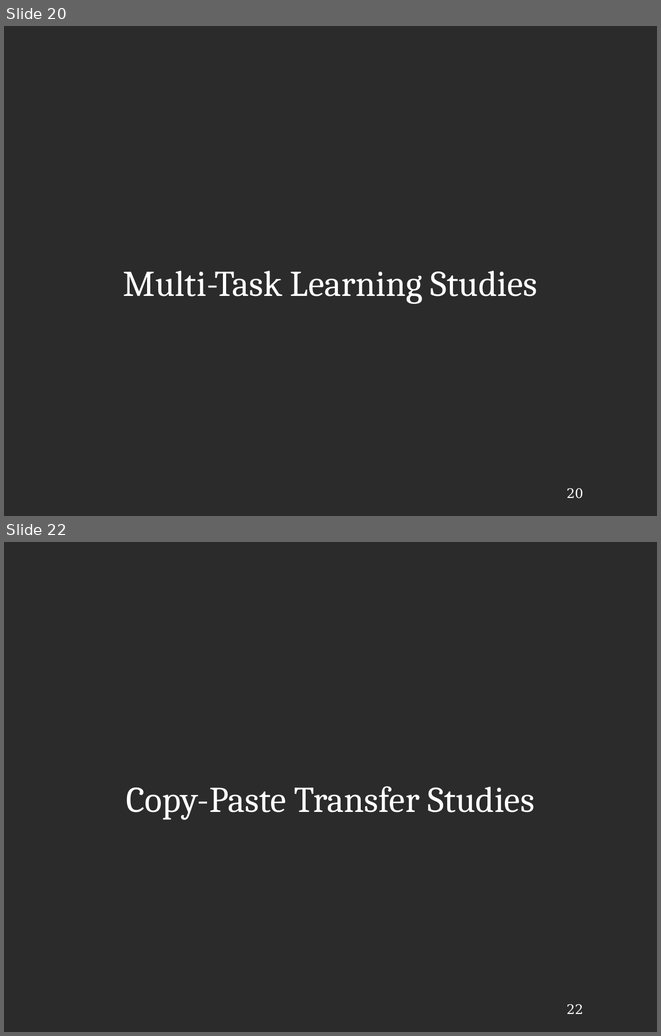
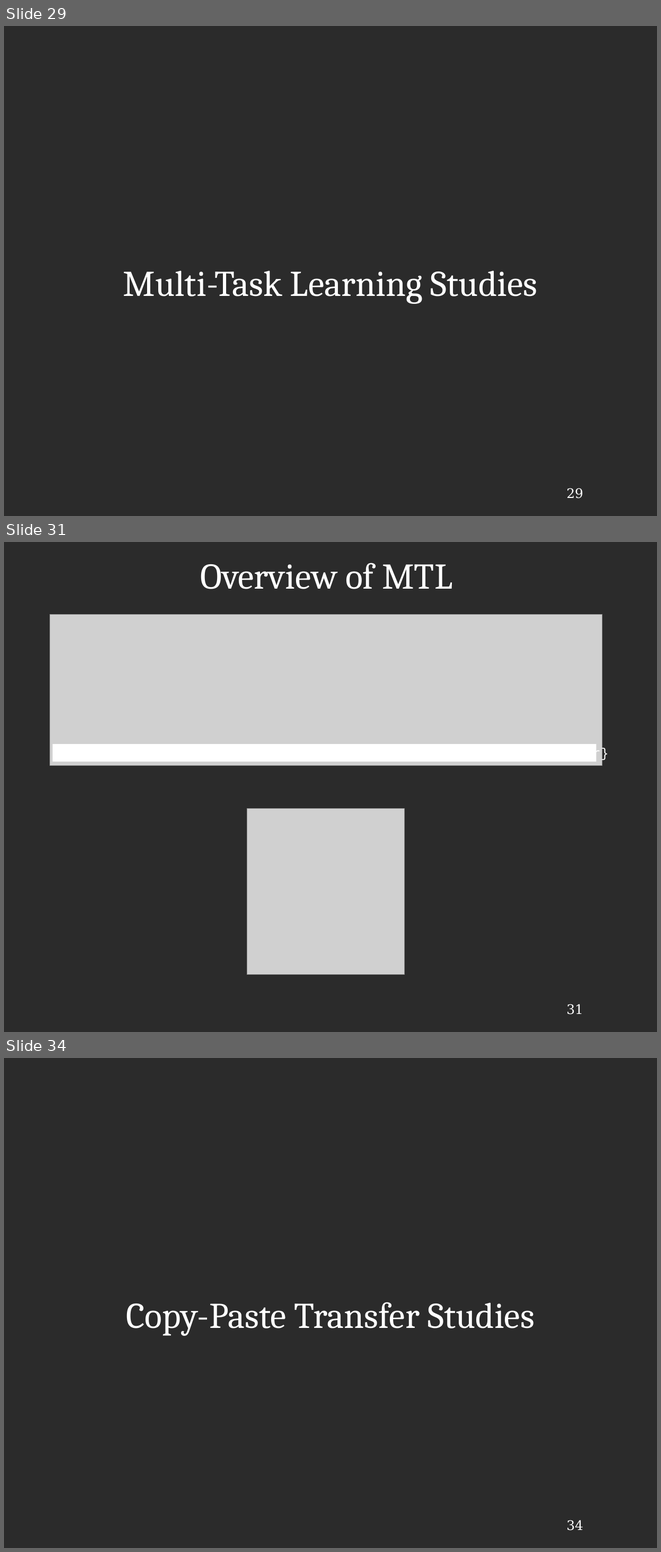
Before and after one commit to JRMeyer/defense, a slide deck: defense.odp. Shown one above the other, each under a label of ours: slides 20 and 22 before the commit, slides 29, 31 and 34 after it; the slides between them are not shown. The pictures are 661x1036 and 661x1552 pixels, drawn with LibreOffice and Linux fonts; fonts in the diff are those of the drawing; grey boxes stand for pictures; background and template pictures are left out; a plain dark background stands for a picture behind light text. Boxes give left, top, right and bottom in pixels: in the first picture for what was removed or moved away, otherwise in the second. Text is boxed around its words. In the diff, an @@ line names an element or a change of style, - is before the commit and + after.

```diff
--- a/defense.odp
+++ b/defense.odp
@@ slide 31 added at [4, 542, 657, 1032], background picture (left out); not listed: 1 template element that a slide beside it also shows @@
@@ title added at [200, 563, 452, 589], 44 pt, text #FFFFFF @@
+Overview of MTL
@@ picture added at [50, 614, 602, 765] @@
@@ rectangle added at [53, 744, 597, 762], fill #FFFFFF @@
@@ text added at [105, 747, 609, 761], 16 pt, text #FFFFFF @@
+{rottweiler} {collie} {terrier}
@@ picture added at [247, 809, 405, 974] @@
@@ what was slide 20 is now slide 29 @@
@@ page number at [566, 488, 583, 498]: text changed @@
-20
+29
@@ what was slide 22 is now slide 34 @@
@@ page number at [566, 1520, 583, 1530]: text changed @@
-22
+34
```
Also in this commit, not shown: 23 slides changed, 13 other slides added, 1 slide removed, 4 other files.
